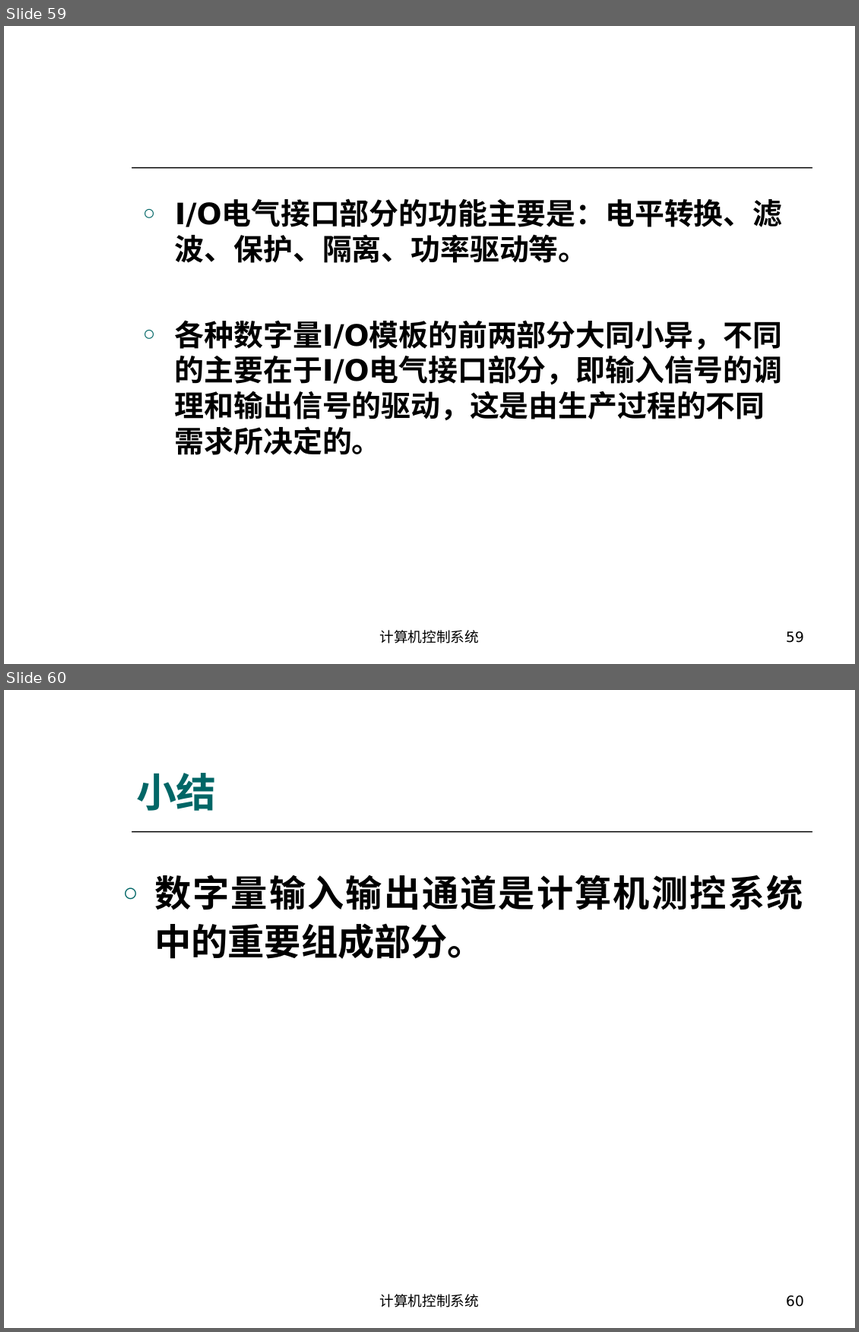
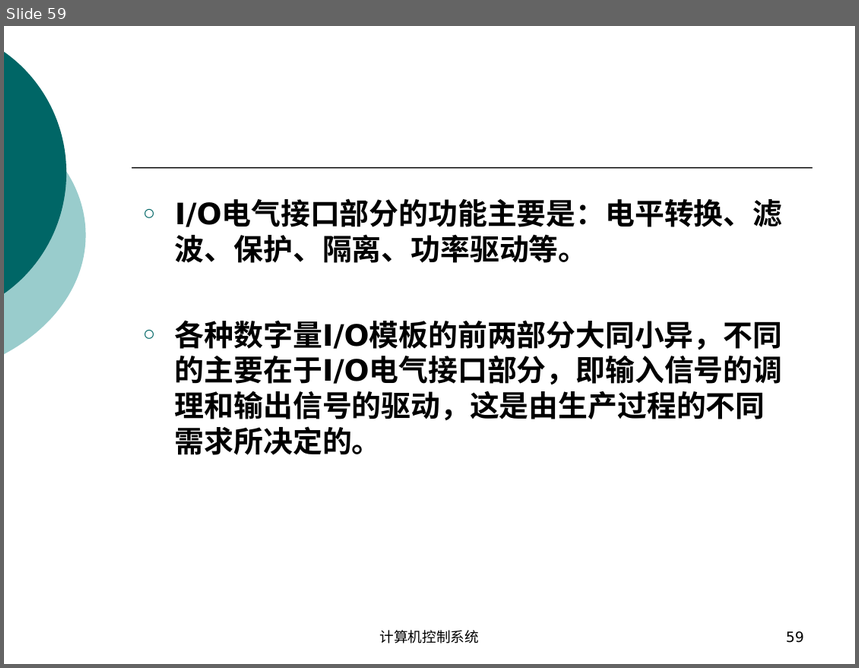
Before and after one commit to origin2007/computer_system, a slide deck: 03数字量输入输出.ppt. Shown one above the other, each under a label of ours: slides 59 and 60 before the commit, slide 59 after it. The pictures are 859x1332 and 859x668 pixels, drawn with LibreOffice and Linux fonts; fonts in the diff are those of the drawing. Boxes give left, top, right and bottom in pixels: in the first picture for what was removed or moved away, otherwise in the second. Text is boxed around its words. In the diff, an @@ line names an element or a change of style, - is before the commit and + after.

```diff
--- a/03数字量输入输出.ppt
+++ b/03数字量输入输出.ppt
@@ slide 60 removed at box(4, 690, 855, 1328), background #FFFFFF; not listed: 3 template elements that a slide beside it also shows @@
@@ title removed at box(136, 773, 217, 811) @@
-小结
@@ text removed at box(154, 875, 803, 959) @@
-○ 数字量输入输出通道是计算机测控系统中的重要组成部分。
@@ text removed at box(380, 1294, 480, 1308) @@
-计算机控制系统
@@ page number removed at box(786, 1296, 804, 1307) @@
-60
@@ slide 59 changed as well @@
@@ freeform shape at box(4, 26, 66, 319): outline redrawn @@
@@ freeform shape at box(4, 90, 86, 381): outline redrawn @@
```
Also in this commit, not shown: 60 other slides changed, 4 other files.
